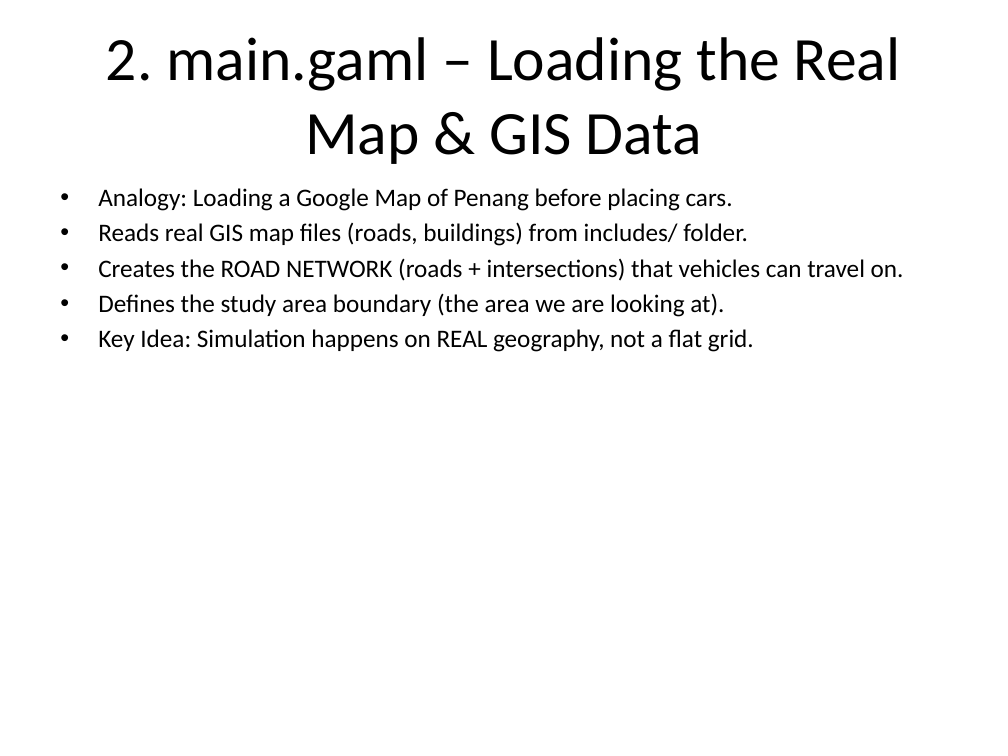
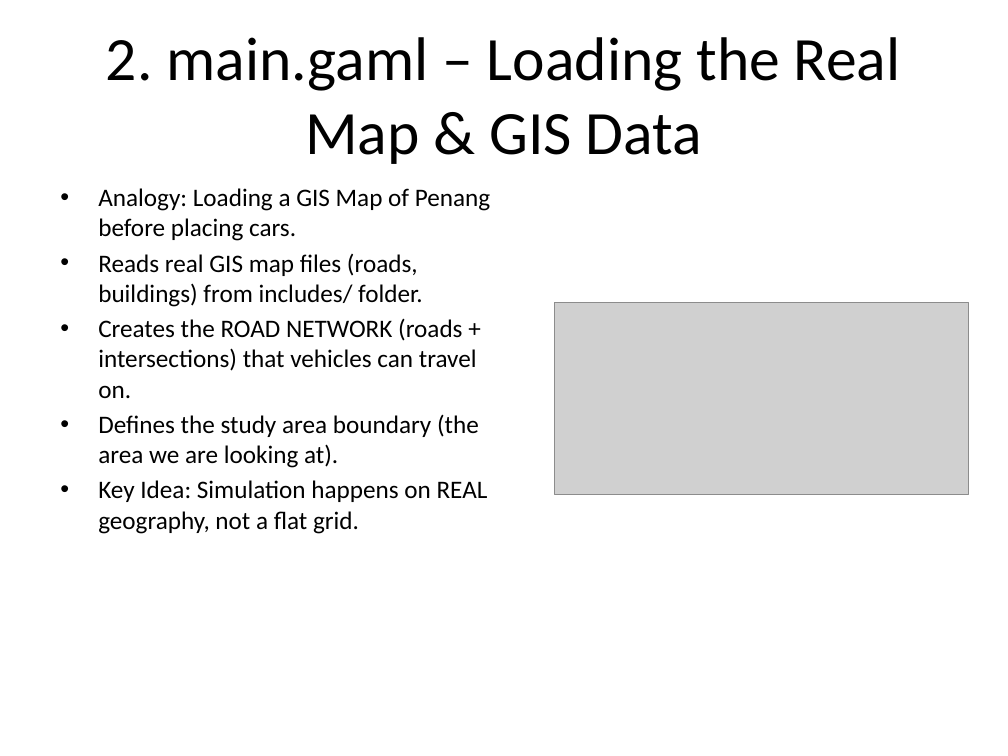
Before and after one commit to hqnghi88/PenangAir, a slide deck: slide 10 of PenangAir_Tutorial_NonProgrammer_Fixed.pptx (slide 6 before the commit). Drawn at 1008x756 pixels with LibreOffice and Linux fonts; fonts in the diff are those of the drawing; grey boxes stand for pictures. Boxes give left, top, right and bottom in pixels: in the first picture for what was removed or moved away, otherwise in the second. Text is boxed around its words. In the diff, an @@ line names an element or a change of style, - is before the commit and + after.

```diff
--- a/PenangAir_Tutorial_NonProgrammer_Fixed.pptx
+++ b/PenangAir_Tutorial_NonProgrammer_Fixed.pptx
@@ text at box(98, 188, 490, 241): text changed @@
-• Analogy: Loading a Google Map of Penang before placing cars.
+• Analogy: Loading a GIS Map of Penang before placing cars.
@@ picture added at box(554, 302, 969, 494) @@
```
Also in this commit, not shown: 21 other slides changed, 1 slide added, 3 slides removed, 4 other files.
